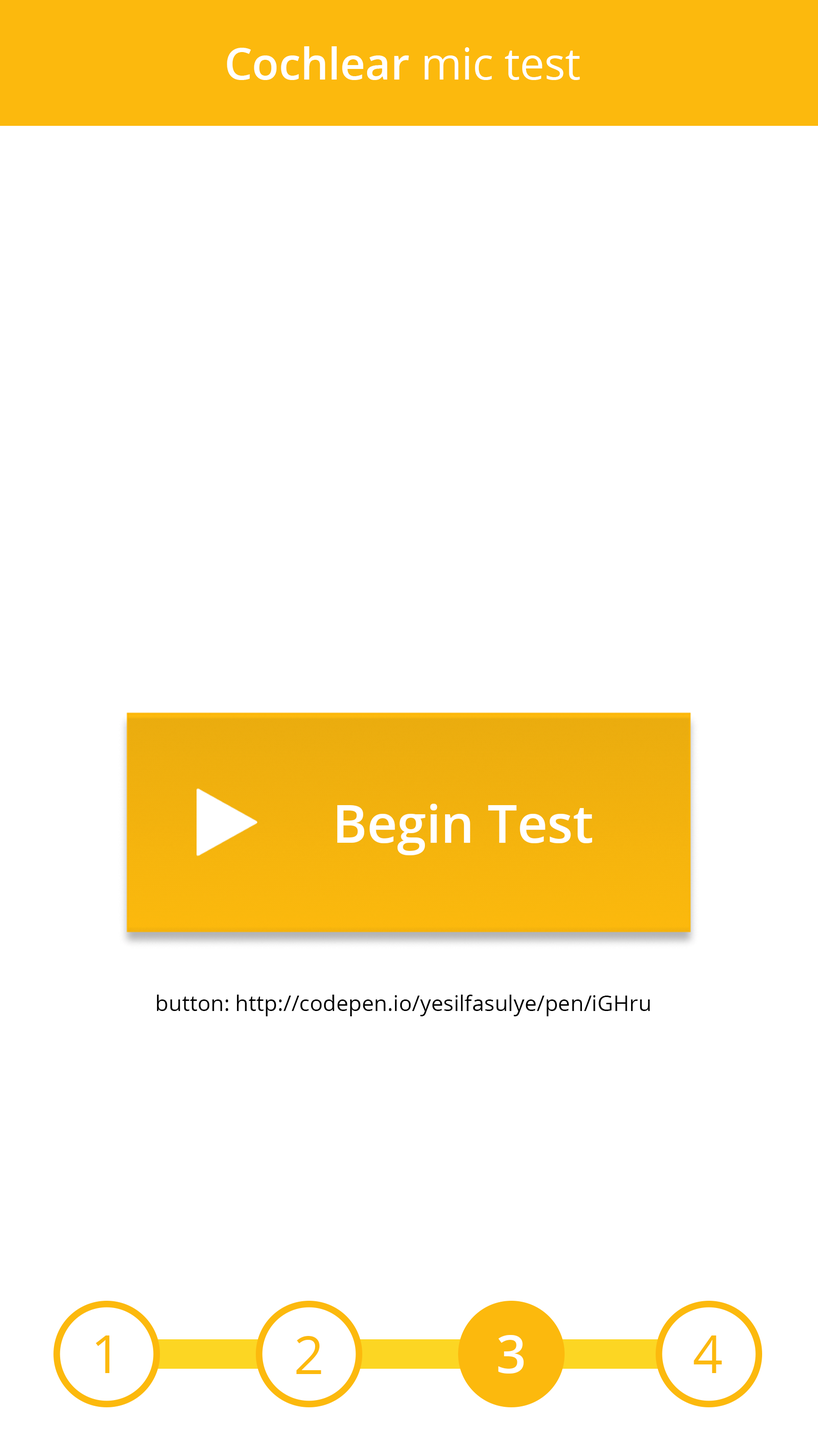
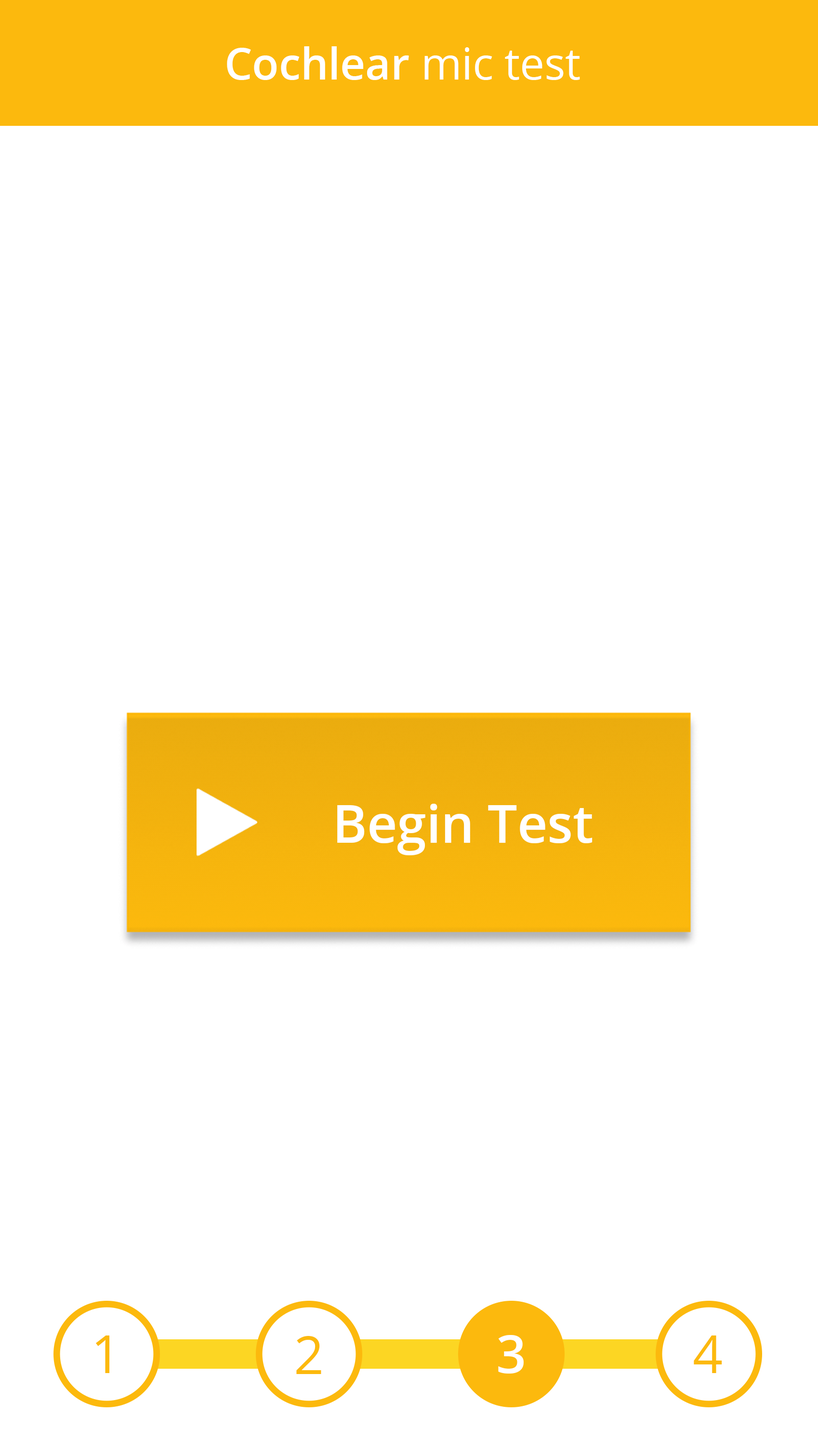
Revision of a layered (818, 1456) image; what changed, layer by layer:
hid "button: http://codepen.io/yesilfasulye/pen/iGHru" over <box>156,994,651,1017</box>
